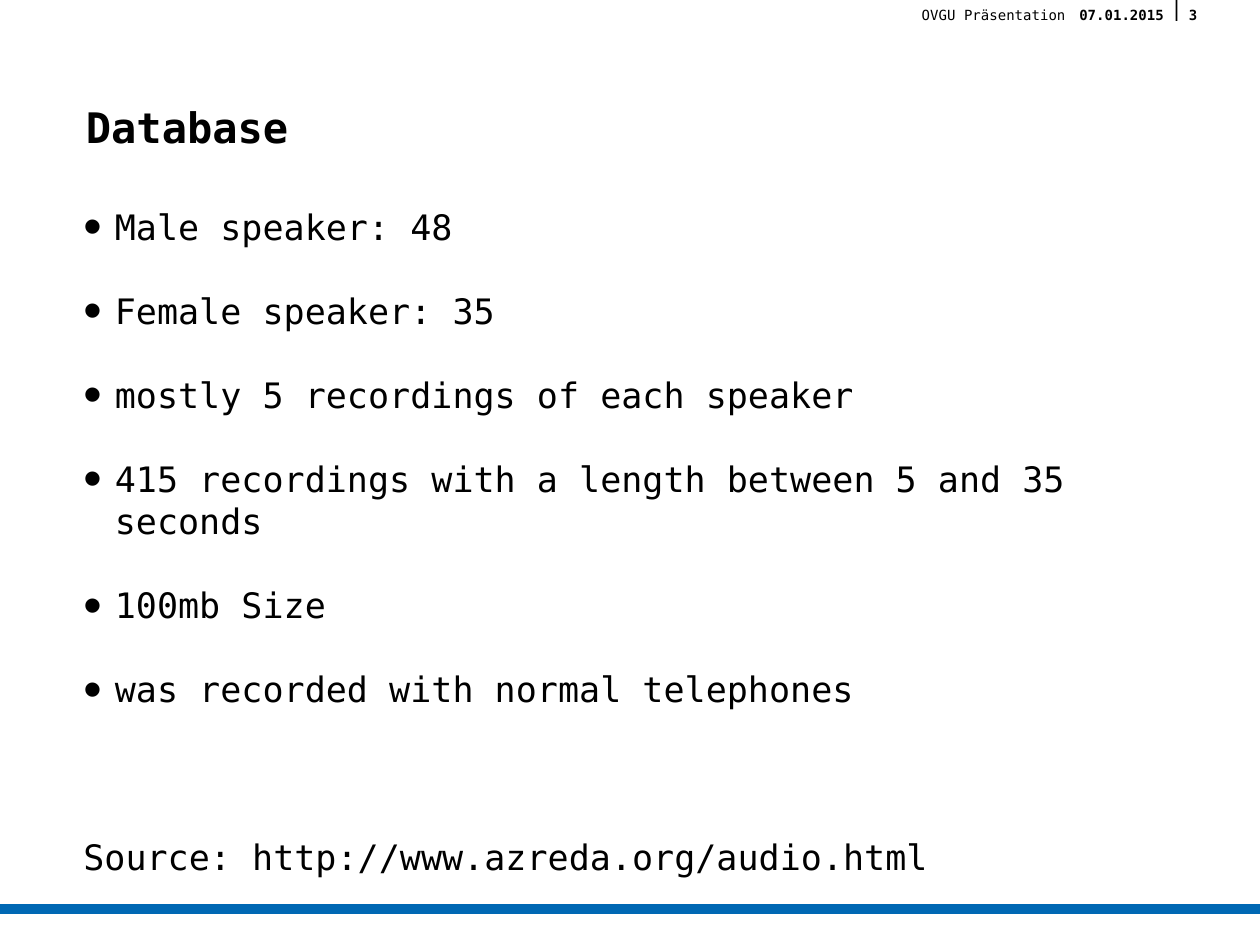
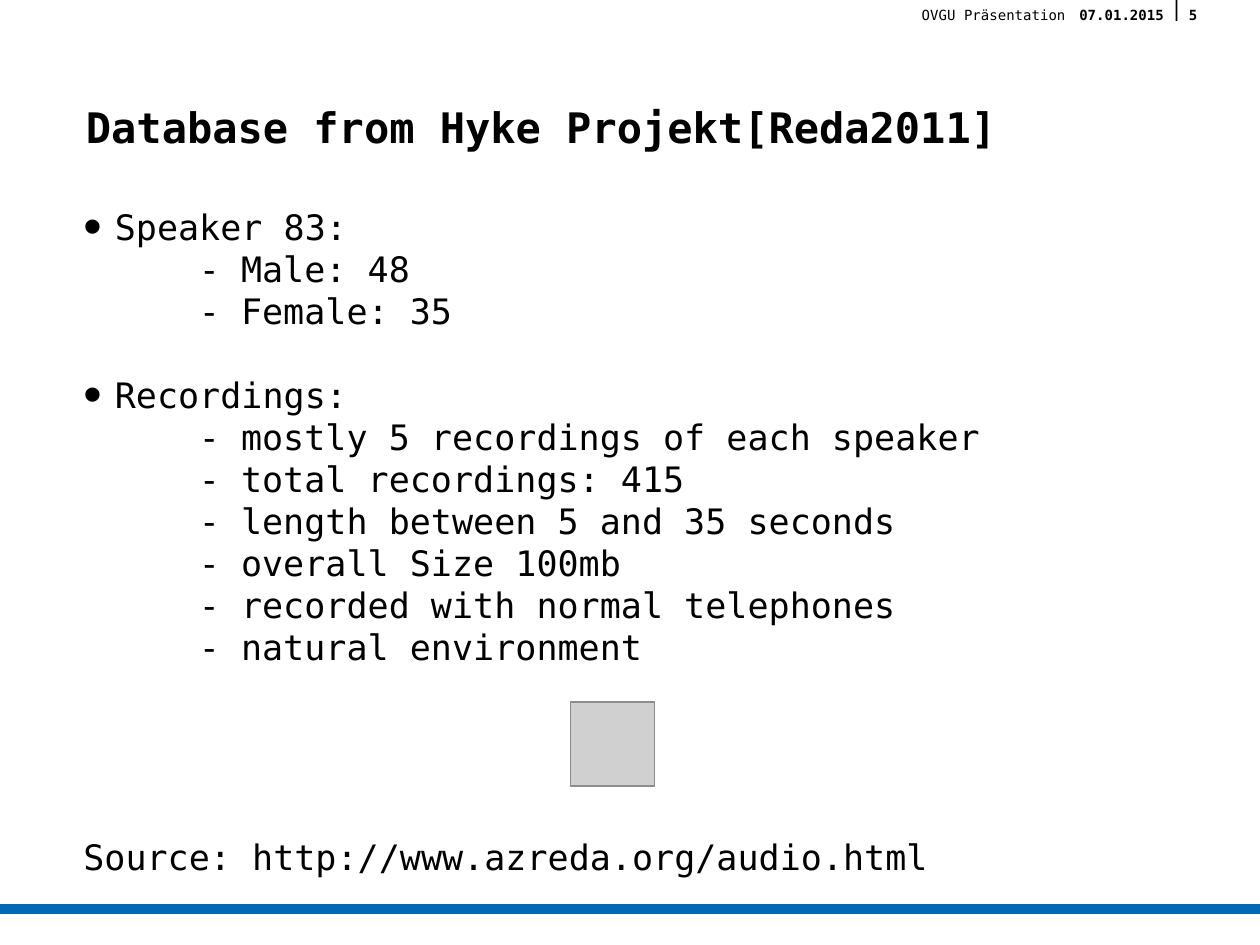
Before and after one commit to querquer/biosec, a slide deck: slide 5 of presentation/Präsentation1.pptx (slide 3 before the commit). Drawn at 1260x945 pixels with LibreOffice and Linux fonts; fonts in the diff are those of the drawing; grey boxes stand for pictures; background and template pictures are left out. Boxes give left, top, right and bottom in pixels: in the first picture for what was removed or moved away, otherwise in the second. Text is boxed around its words. In the diff, an @@ line names an element or a change of style, - is before the commit and + after.

```diff
--- a/presentation/Präsentation1.pptx
+++ b/presentation/Präsentation1.pptx
@@ page number at bbox=[1189, 9, 1197, 20]: text changed @@
-3
+5
@@ title at bbox=[86, 109, 996, 152]: text changed @@
-Database
+Database from Hyke Projekt[Reda2011]
@@ text at bbox=[115, 213, 980, 661]: text changed @@
-• Male speaker: 48
-• Female speaker: 35
-• mostly 5 recordings of each speaker
-• 415 recordings with a length between 5 and 35 seconds
-• 100mb Size
-• was recorded with normal telephones
+• Speaker 83:
+        - Male: 48
+        - Female: 35
+• Recordings:
+- mostly 5 recordings of each speaker
+- total recordings: 415
+- length between 5 and 35 seconds
+- overall Size 100mb
+- recorded with normal telephones
+- natural environment
@@ picture added at bbox=[571, 702, 655, 786] @@
```
Also in this commit, not shown: 3 other slides changed, 3 slides added, 1 other file.
